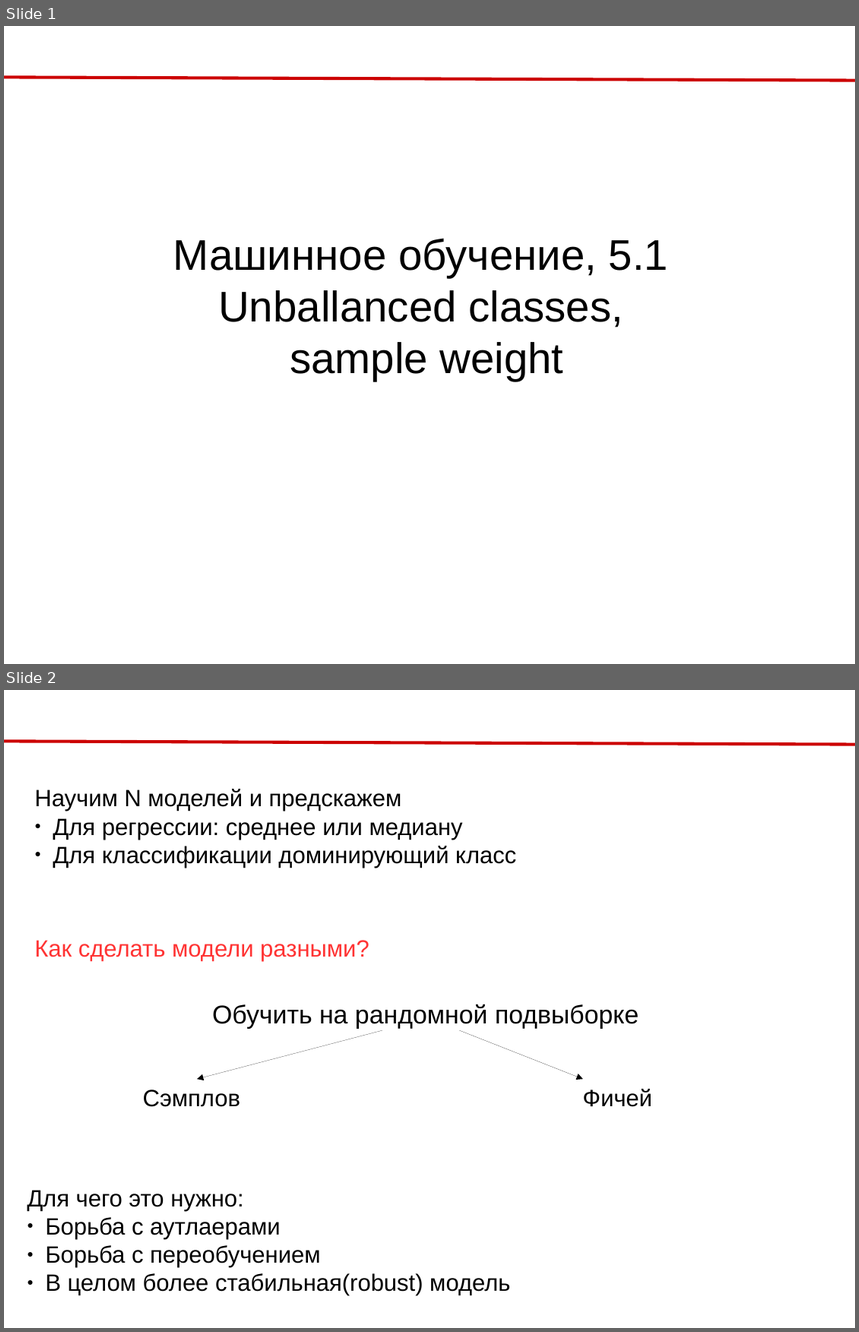
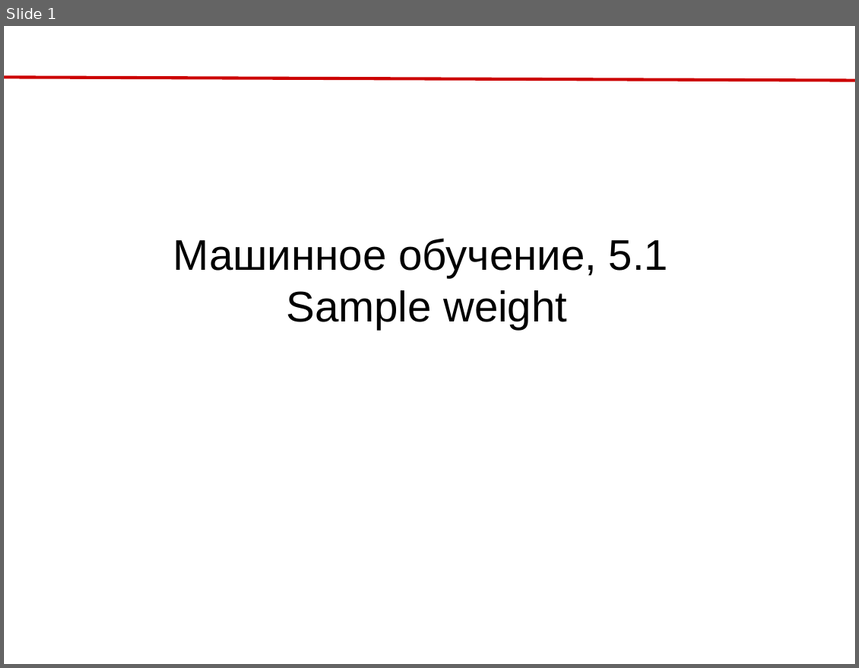
Before and after one commit to rykachevskiy/239, a slide deck: 5.Ensembles/5.1.Imballanced_clf,_sample_weight.odp. Shown one above the other, each under a label of ours: slides 1 and 2 before the commit, slide 1 after it. The pictures are 859x1332 and 859x668 pixels, drawn with LibreOffice and Linux fonts; fonts in the diff are those of the drawing. Boxes give left, top, right and bottom in pixels: in the first picture for what was removed or moved away, otherwise in the second. Text is boxed around its words. In the diff, an @@ line names an element or a change of style, - is before the commit and + after.

```diff
--- a/5.Ensembles/5.1.Imballanced_clf,_sample_weight.odp
+++ b/5.Ensembles/5.1.Imballanced_clf,_sample_weight.odp
@@ slide 2 removed at [4,690,855,1328], background #FFFFFF; not listed: 1 template element that a slide beside it also shows @@
@@ line removed from (4, 741) to (855, 744) @@
@@ text removed at [34,789,516,868] @@
-Научим N моделей и предскажем
-● Для регрессии: среднее или медиану
-● Для классификации доминирующий класс
@@ text removed at [34,940,370,961] @@
-Как сделать модели разными?
@@ text removed at [212,1005,639,1029] @@
-Обучить на рандомной подвыборке
@@ arrow removed from (382, 1030) to (197, 1079) @@
@@ arrow removed from (460, 1030) to (583, 1079) @@
@@ text removed at [143,1090,240,1107] @@
-Сэмплов
@@ text removed at [583,1089,653,1107] @@
-Фичей
@@ text removed at [27,1190,510,1296] @@
-Для чего это нужно:
-● Борьба с аутлаерами
-● Борьба с переобучением
-● В целом более стабильная(robust) модель
@@ slide 1 changed as well @@
@@ text at [286,290,567,329]: text changed @@
-Unballanced classes,
-sample weight
+Sample weight
```
Also in this commit, not shown: 3 slides added, 4 other files.
